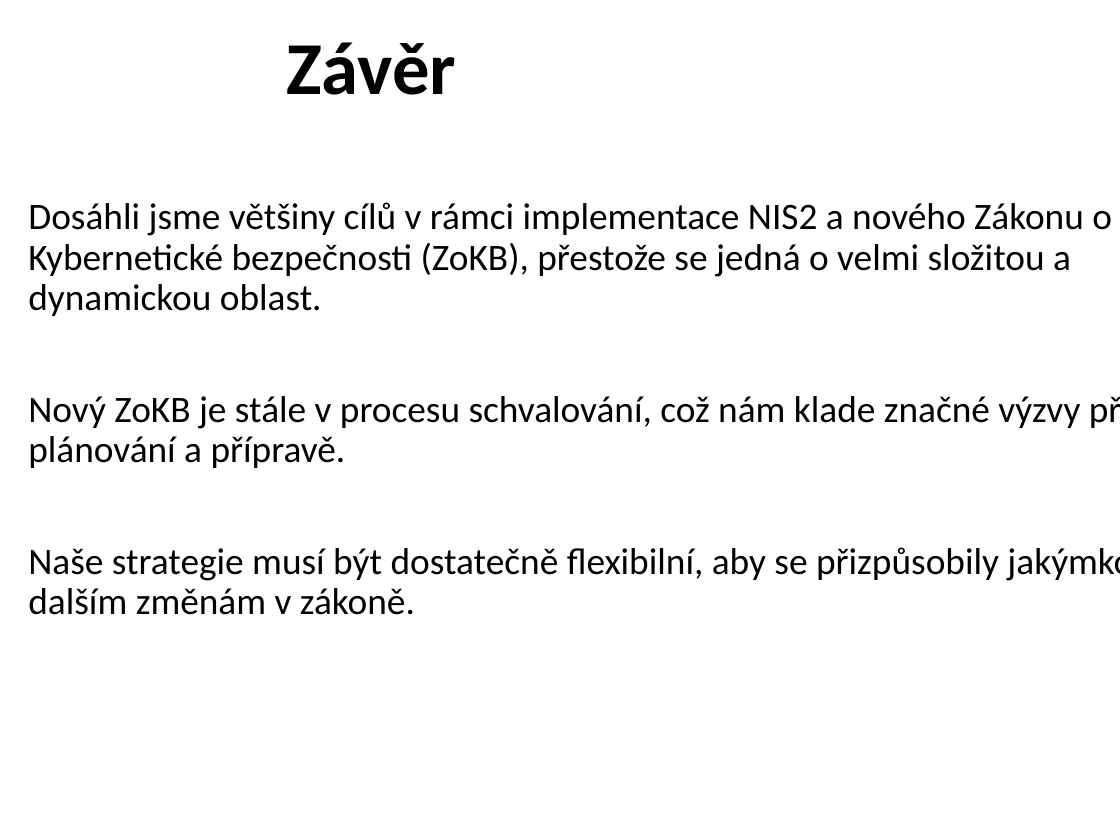
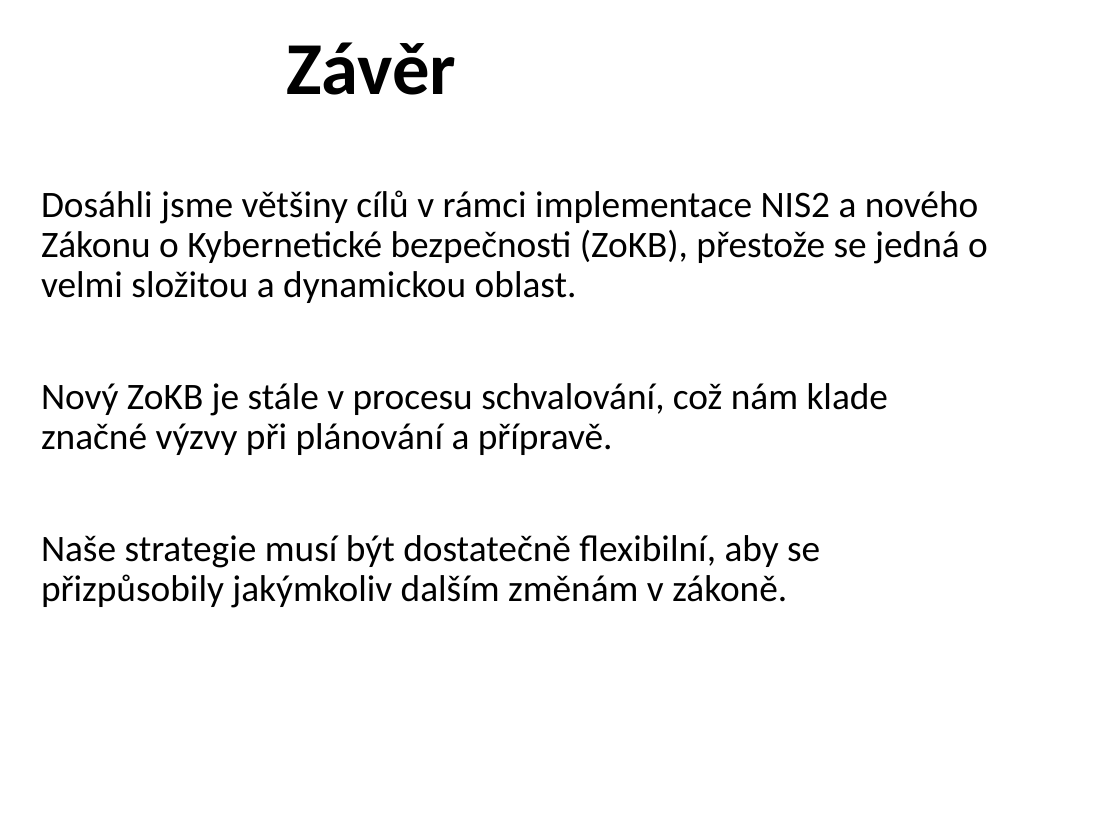
Before and after one commit to zimice/pr4_nis2, a slide deck: slide 9 of NIS2_kochanek.pptx (slide 8 before the commit). Drawn at 1120x840 pixels with LibreOffice and Linux fonts; fonts in the diff are those of the drawing; background and template pictures are left out. Boxes give left, top, right and bottom in pixels: in the first picture for what was removed or moved away, otherwise in the second. Text is boxed around its words. In the diff, an @@ line names an element or a change of style, - is before the commit and + after.

```diff
--- a/NIS2_kochanek.pptx
+++ b/NIS2_kochanek.pptx
@@ subtitle "Dosáhli jsme většiny cílů v ..." rewrapped from (28, 202, 1112, 615) to (41, 190, 988, 608) @@
```
Also in this commit, not shown: 7 other slides changed, 1 slide added.
